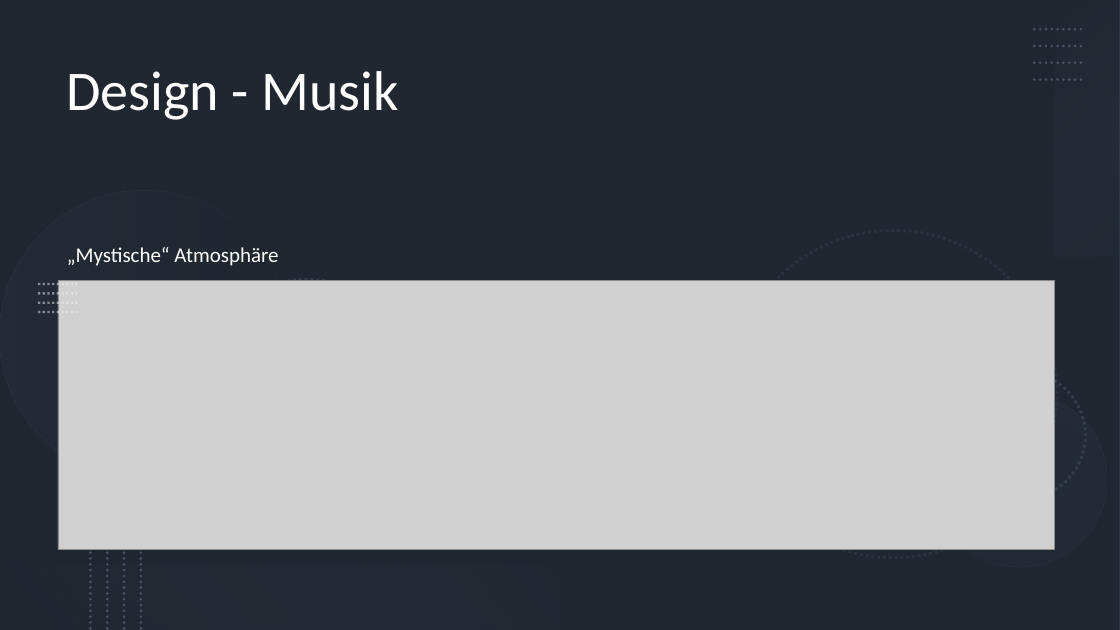
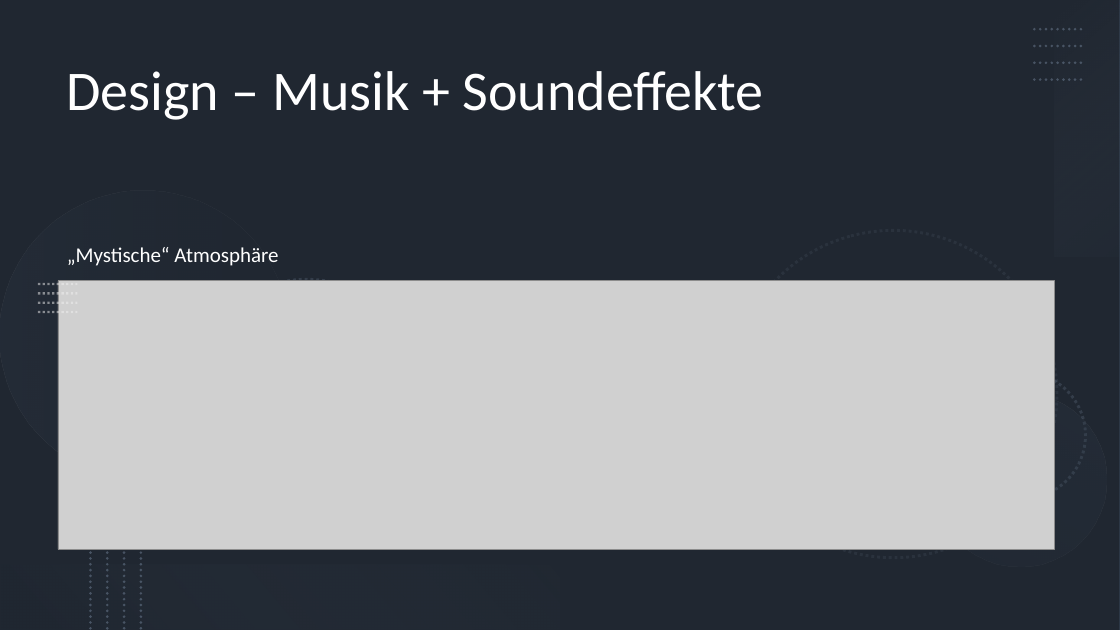
Before and after one commit to PK-Sterzing/bindingofnewton, a slide deck: slide 6 of docs/Final Binding of Newton.pptx. Drawn at 1120x630 pixels with LibreOffice and Linux fonts; fonts in the diff are those of the drawing; grey boxes stand for pictures. Boxes give left, top, right and bottom in pixels: in the first picture for what was removed or moved away, otherwise in the second. Text is boxed around its words. In the diff, an @@ line names an element or a change of style, - is before the commit and + after.

```diff
--- a/docs/Final Binding of Newton.pptx
+++ b/docs/Final Binding of Newton.pptx
@@ title at [66, 71, 764, 120]: text changed @@
-Design - Musik
+Design – Musik + Soundeffekte
```
Also in this commit, not shown: 1 other slide changed, 6 other files.
